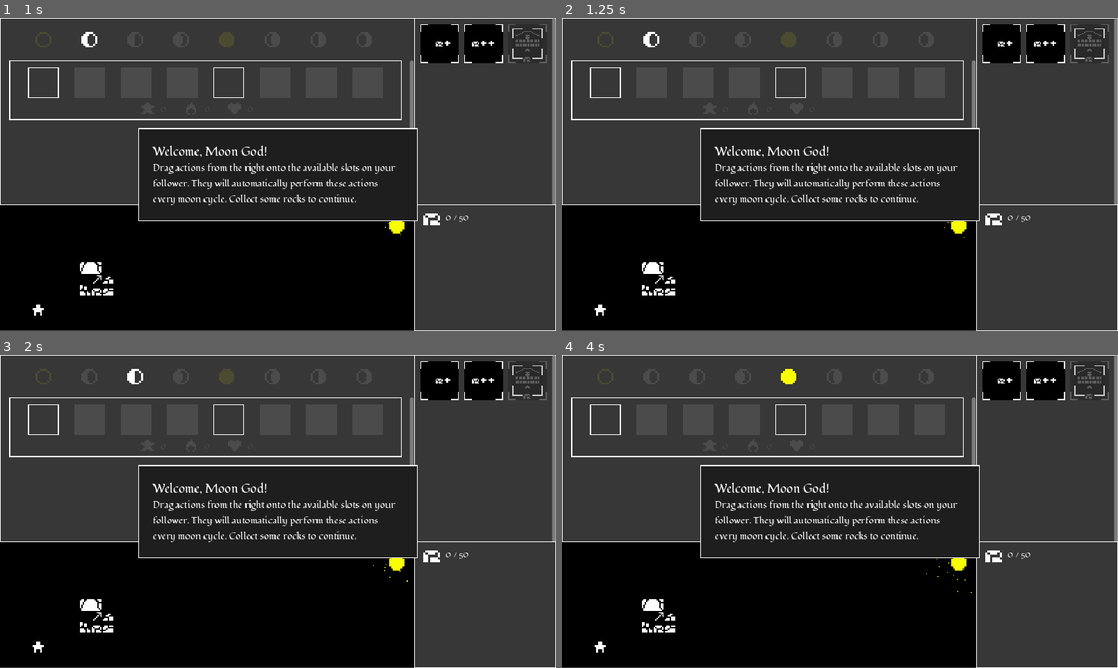
Above: before the commit, frames 1-4 (two rows, left to right).
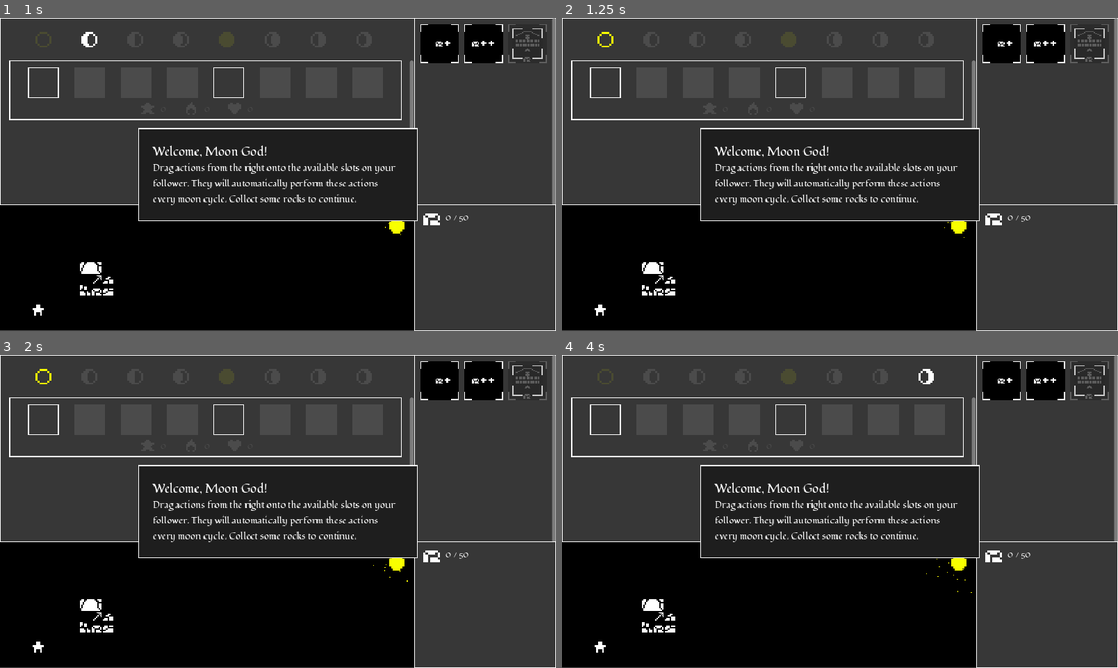
Above: after the commit, the same moments.

Repository: BoscoPubVoi/IdleSpel
Game: Godot game, scene res://main.tscn
Same seed, same stepped clock (60 frames per second), same inputs: the game is played once before the commit and once after it.
Inputs (mouse positions are in pixels of both pictures, inside the frame that each line leads up to):
- Up to frame 1 (1 s): tap Enter at 0.5 s; move the mouse to (400, 158) at 0.52 s; hold C from 0.53 s (still down)
- Up to frame 2 (1.25 s): keep holding C
- Up to frame 3 (2 s): move the mouse to (166, 527) at 1.27 s; release C at 1.28 s; tap C at 1.35 s
- Up to frame 4 (4 s): move the mouse to (895, 442) at 2.02 s; hold C 2.03-2.78 s; move the mouse to (812, 574) at 2.77 s; tap C at 2.85 s; tap Space at 3.5 s; move the mouse to (1006, 558) at 3.52 s; hold C from 3.53 s (still down)

Frame 1 is identical in both runs. In frame 2, 0.1% of the frame differs, in the area x 6-18%, y 4-10%; in frame 3, 0.1%; in frame 4, 0.2%, in the area x 39-67%, y 4-10%.

Commit message:
Cheating and stuff like that

Diff:
--- a/GameState/GameState.gd
+++ b/GameState/GameState.gd
@@ -22,3 +22,7 @@
 	newGameState.placeInCycle = placeInCycle
 	newGameState.previousMoonStateProduction = previousMoonStateProduction
 	return newGameState
+
+func onChange():
+	var fullCycle = FullCycleResultEvaluator.new()
+	fullCycle.evaluate(self)
--- a/GameState/Operations/BuildMonument.gd
+++ b/GameState/Operations/BuildMonument.gd
@@ -27,7 +27,7 @@
 		ResourceHelpers.pay_costs(costs[nextBuildingState - 1], executionState.gameState.resources, maxAfford)
 		executionState.gameState.buildings["monument"] += maxAfford
 		executionState.setBuildInProgress("monument")
-		if executionState.gameState.buildings["monument"] >= nextBuildingState:
+		if executionState.gameState.buildings["monument"] >= nextBuildingState - 0.00001:
 			#Unlock the building (i think)
 			executionState.gameState.buildings["monument"] = nextBuildingState
 			executionState.unlockBuilding("monument")
--- a/GameState/Operations/IncreaseGlobalProductionBonus.gd
+++ b/GameState/Operations/IncreaseGlobalProductionBonus.gd
@@ -21,7 +21,7 @@
 	var boostAmount2 = executionState.gameState.globalProductionBonuses.get(resourceToIncrease)
 	if boostAmount2 == null:
 		executionState.gameState.globalProductionBonuses[resourceToIncrease] = 0
-	if maxAfford * increaseBonusAmount > 0 && executionState.gameState.globalProductionBonuses["rocks"] <= 0:
+	if maxAfford * increaseBonusAmount > 0 && executionState.gameState.globalProductionBonuses.has("rocks") && executionState.gameState.globalProductionBonuses["rocks"] <= 0:
 		executionState.flash_rock_icon()
 
 	executionState.gameState.globalProductionBonuses[resourceToIncrease] += maxAfford * increaseBonusAmount
--- a/UIElements/ActionIndent.gd
+++ b/UIElements/ActionIndent.gd
@@ -71,9 +71,7 @@
 	while par != null && !par.is_in_group("ActorPanel"):
 		par = par.get_parent()
 	Game.characters[par.characterID].actions[slot] = current_data["action"]
-
-
-	var fullCycleResult = FullCycleResultEvaluator.evaluate(Game)
+	Game.onChange()
 
 	if !is_instance_valid(current_data["texture"]):
 		textureRect.texture = tempTexture
@@ -90,6 +88,7 @@
 	current_data = null
 	var slot = _get_index()
 	Game.characters[rel_character.characterID].actions[slot] = null
+	Game.onChange()
 #	textureRect.texture = null
 	textureRect.hide()
 	tooltip_text = ""
--- a/main.gd
+++ b/main.gd
@@ -60,3 +60,11 @@
 		else:
 			moon.modulate = Color(1.0,1.0,1.0,.1)
 		i += 1
+
+func _input(event):
+	if OS.has_feature("standalone"):
+		return
+
+	var just_pressed = event.is_pressed() and not event.is_echo()
+	if Input.is_key_pressed(KEY_C) and just_pressed:
+		get_tree().get_first_node_in_group("MainTimer").wait_time = 0.01 if get_tree().get_first_node_in_group("MainTimer").wait_time == 1 else 1
--- a/main.tscn
+++ b/main.tscn
@@ -1454,7 +1454,7 @@
 offset_bottom = 34.0
 text = "0"
 
-[node name="Timer" type="Timer" parent="."]
+[node name="Timer" type="Timer" parent="." groups=["MainTimer"]]
 autostart = true
 
 [node name="AudioStreamPlayer" type="AudioStreamPlayer" parent="."]
